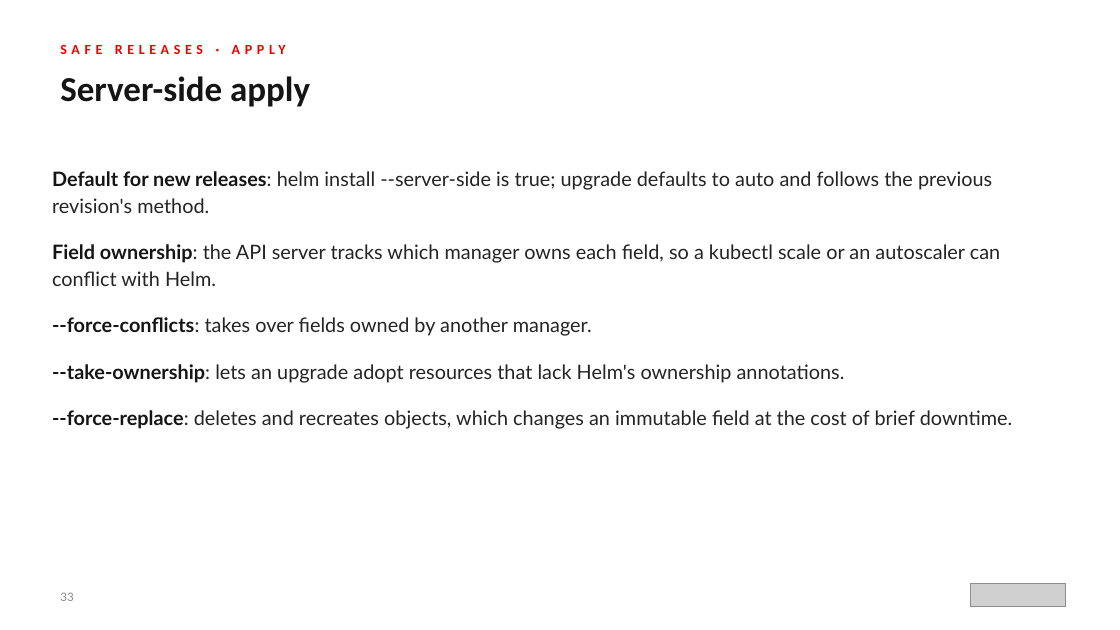
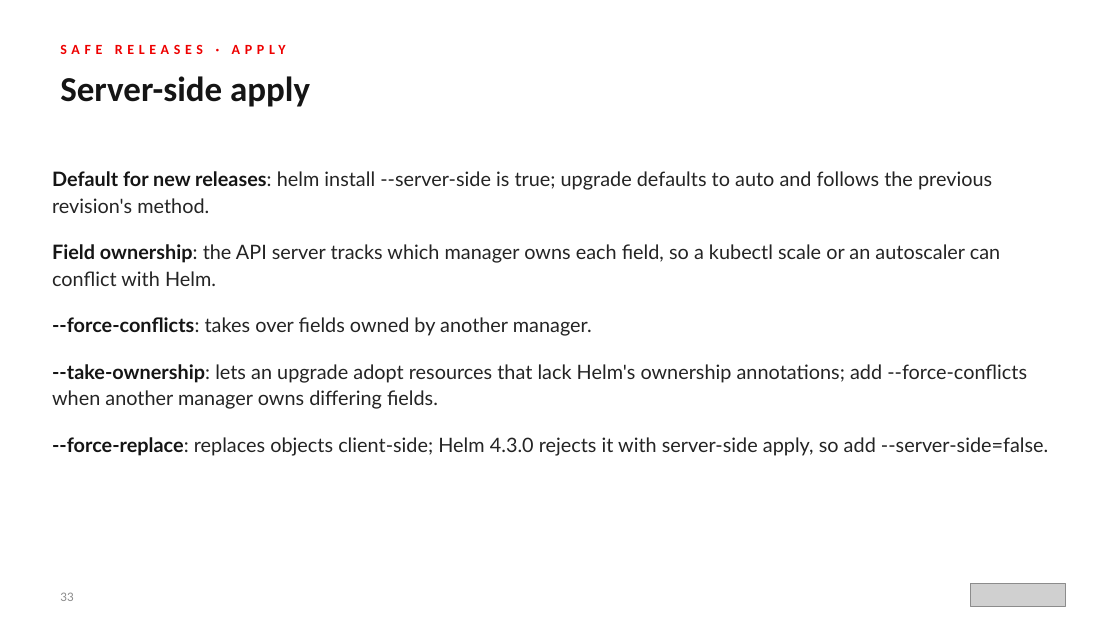
Before and after one commit to patterncatalyst/helm-for-developers, a slide deck: slide 33 of presentation/helm-101/Helm-101-r1.0.pptx. Drawn at 1120x630 pixels with LibreOffice and Linux fonts; fonts in the diff are those of the drawing; grey boxes stand for pictures. Boxes give left, top, right and bottom in pixels: in the first picture for what was removed or moved away, otherwise in the second. Text is boxed around its words. In the diff, an @@ line names an element or a change of style, - is before the commit and + after.

Commit message:
fix(r1.0): align SSA, force-replace, take-ownership, server dry-run wording; podman push; deck polish; reconciliation plan

```diff
--- a/presentation/helm-101/Helm-101-r1.0.pptx
+++ b/presentation/helm-101/Helm-101-r1.0.pptx
@@ text at box(52, 364, 1048, 456): text changed @@
-● --take-ownership: lets an upgrade adopt resources that lack Helm's ownership annotations.
-● --force-replace: deletes and recreates objects, which changes an immutable field at the cost of brief downtime.
+● --take-ownership: lets an upgrade adopt resources that lack Helm's ownership annotations; add --force-conflicts when another manager owns differing fields.
+● --force-replace: replaces objects client-side; Helm 4.3.0 rejects it with server-side apply, so add --server-side=false.
```
Also in this commit, not shown: 1 other slide changed, 44 other files.
